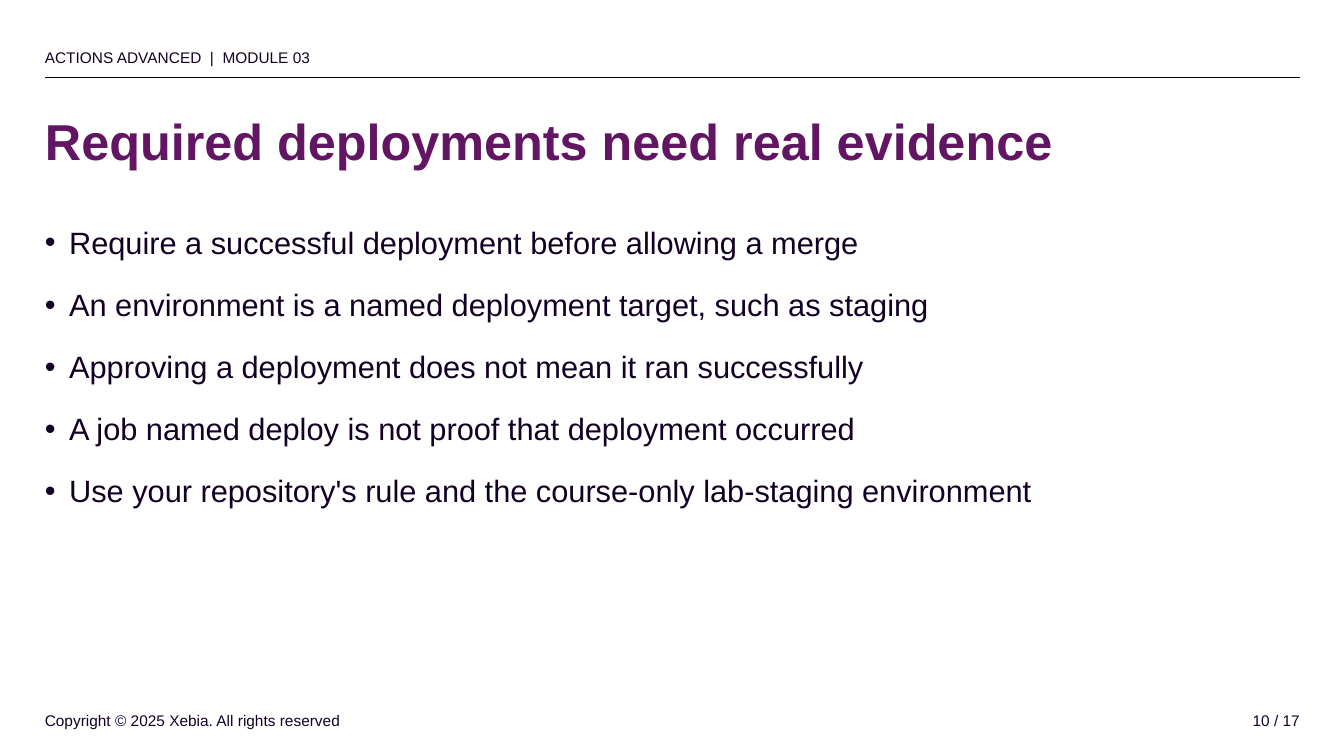
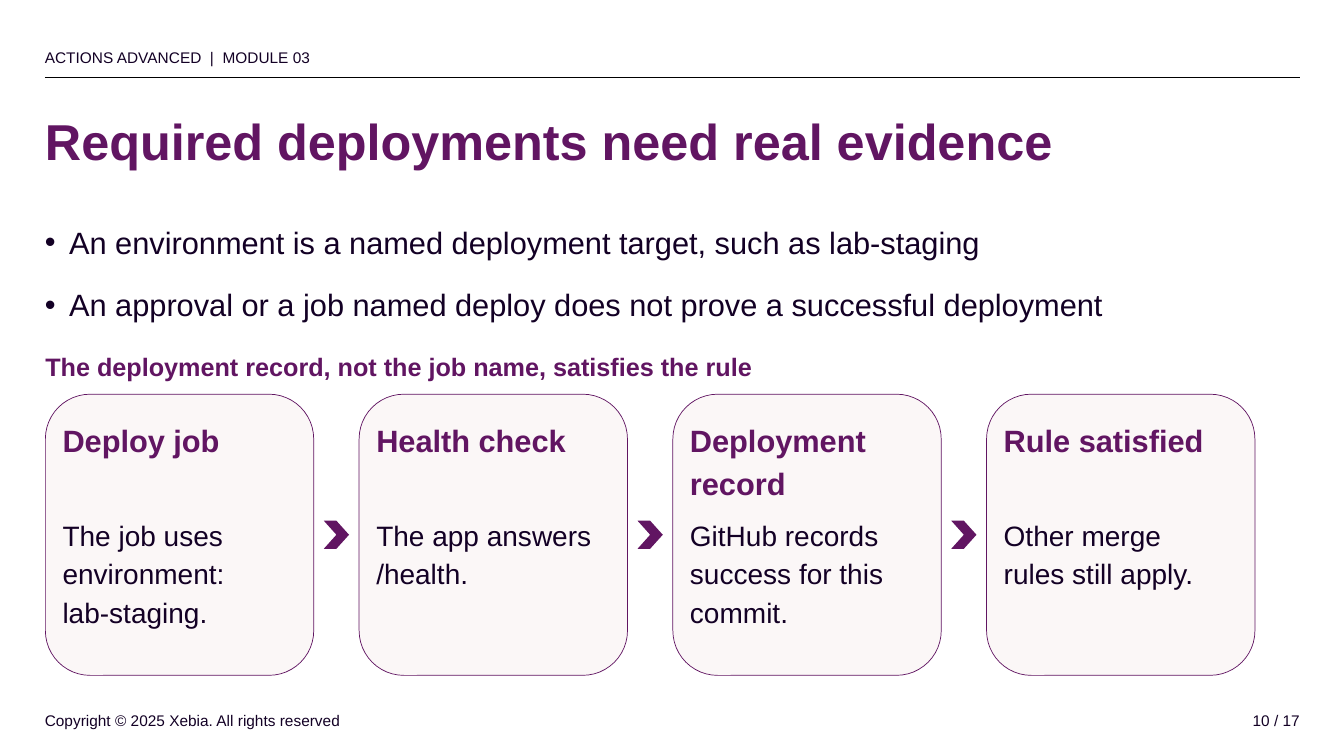
Before and after one commit to rajbos/github-actions-advanced-v3, a slide deck: slide 10 of slides/powerpoint/03-policy.pptx. Drawn at 1344x756 pixels with LibreOffice and Linux fonts; fonts in the diff are those of the drawing; background and template pictures are left out. Boxes give left, top, right and bottom in pixels: in the first picture for what was removed or moved away, otherwise in the second. Text is boxed around its words. In the diff, an @@ line names an element or a change of style, - is before the commit and + after.

```diff
--- a/slides/powerpoint/03-policy.pptx
+++ b/slides/powerpoint/03-policy.pptx
@@ text removed at (69, 231, 1031, 508) @@
-• Require a successful deployment before allowing a merge
-• An environment is a named deployment target, such as staging
-• Approving a deployment does not mean it ran successfully
-• A job named deploy is not proof that deployment occurred
-• Use your repository's rule and the course-only lab-staging environment
@@ text added at (69, 231, 1103, 322), 22 pt, text #130025 @@
+• An environment is a named deployment target, such as lab-staging
+• An approval or a job named deploy does not prove a successful deployment
@@ text added at (45, 357, 752, 381), 18 pt, text #611562, bold @@
+The deployment record, not the job name, satisfies the rule
@@ rounded rectangle added at (45, 394, 314, 676), fill #FBF7F7, outline #611562 0.5 pt @@
@@ rounded rectangle added at (359, 394, 627, 676), fill #FBF7F7, outline #611562 0.5 pt @@
@@ rounded rectangle added at (673, 394, 941, 676), fill #FBF7F7, outline #611562 0.5 pt @@
@@ rounded rectangle added at (987, 394, 1255, 676), fill #FBF7F7, outline #611562 0.5 pt @@
@@ text added at (63, 429, 219, 458), 22 pt, text #611562, bold @@
+Deploy job
@@ text added at (376, 429, 566, 453), 22 pt, text #611562, bold @@
+Health check
@@ text added at (690, 429, 866, 496), 22 pt, text #611562, bold @@
+Deployment
+record
@@ text added at (1004, 429, 1204, 453), 22 pt, text #611562, bold @@
+Rule satisfied
@@ text added at (63, 525, 225, 628), 20 pt, text #130025 @@
+The job uses
+environment:
+lab-staging.
@@ chevron added at (324, 521, 349, 549), fill #611562 @@
@@ text added at (376, 525, 591, 585), 20 pt, text #130025 @@
+The app answers
+/health.
@@ chevron added at (638, 521, 663, 549), fill #611562 @@
@@ text added at (690, 525, 883, 624), 20 pt, text #130025 @@
+GitHub records
+success for this
+commit.
@@ chevron added at (952, 521, 977, 549), fill #611562 @@
@@ text added at (1004, 525, 1193, 590), 20 pt, text #130025 @@
+Other merge
+rules still apply.
```
Also in this commit, not shown: 11 other slides changed, 41 other files.
